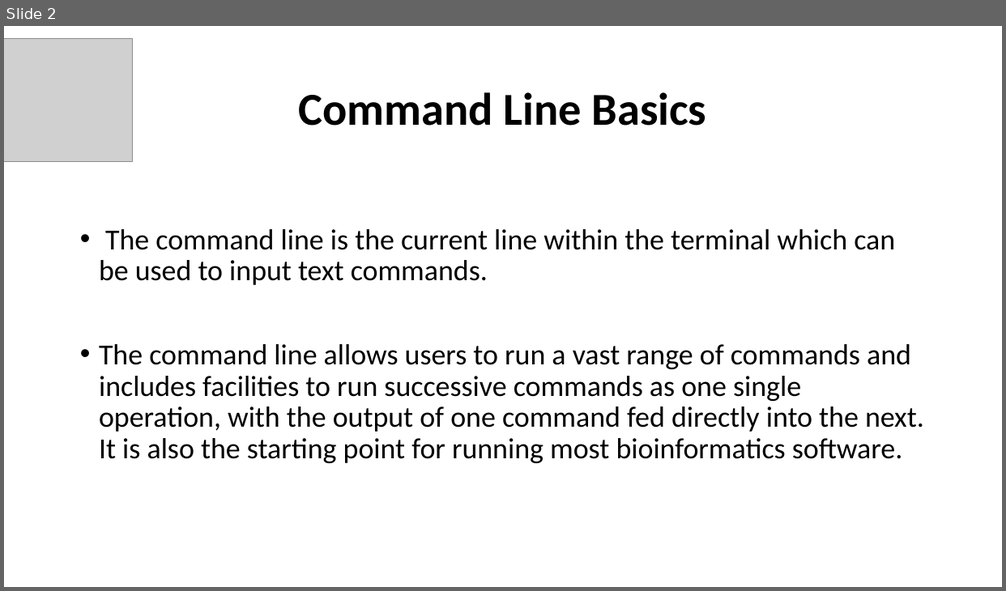
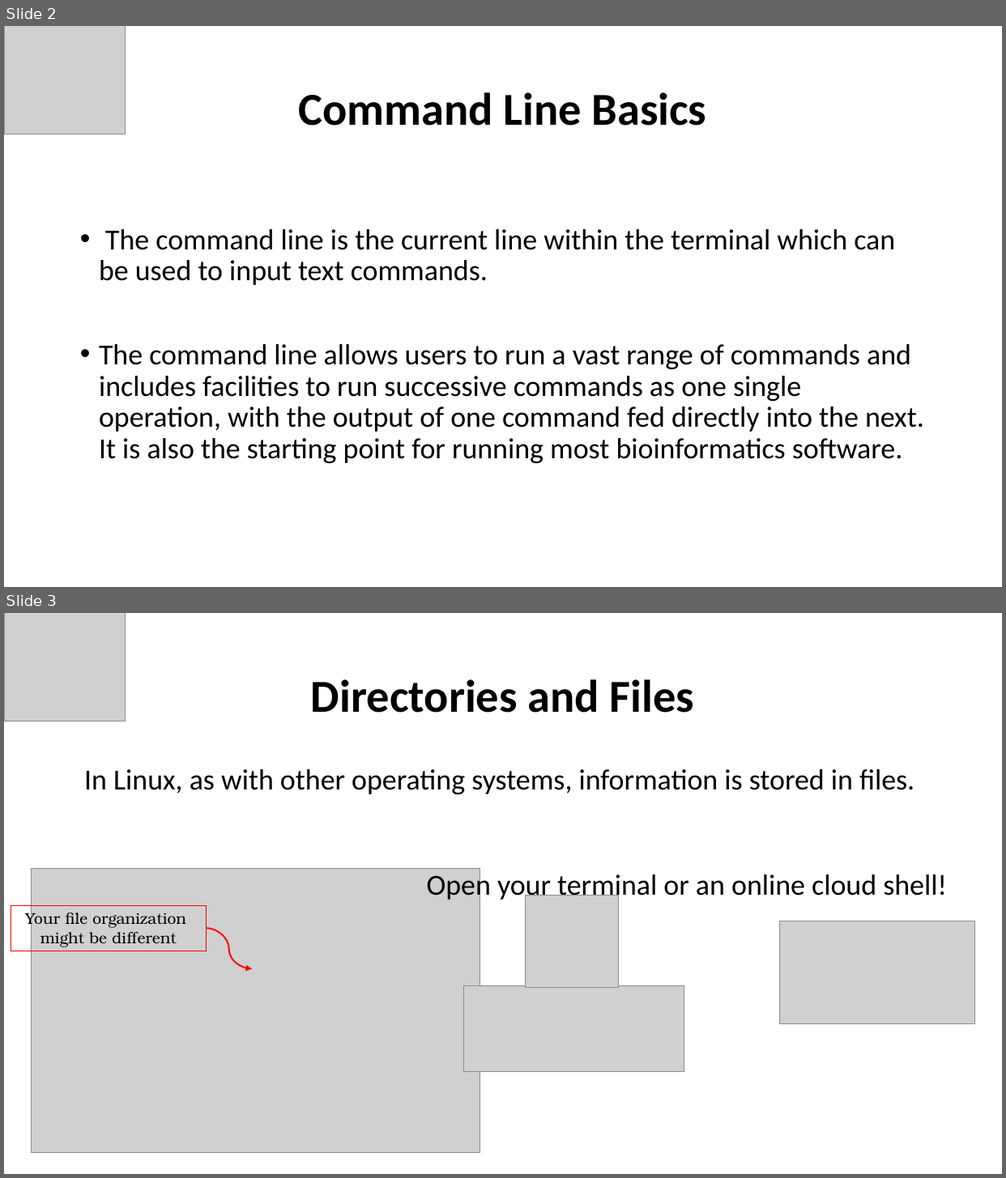
Before and after one commit to rsgturkey/Workshop2021, a slide deck: Command_Line_Basics/Command_Line_Basics.pptx. Shown one above the other, each under a label of ours: slide 2 before the commit, slides 2 and 3 after it. The pictures are 1006x591 and 1006x1178 pixels, drawn with LibreOffice and Linux fonts; fonts in the diff are those of the drawing; grey boxes stand for pictures. Boxes give left, top, right and bottom in pixels: in the first picture for what was removed or moved away, otherwise in the second. Text is boxed around its words. In the diff, an @@ line names an element or a change of style, - is before the commit and + after.

```diff
--- a/Command_Line_Basics/Command_Line_Basics.pptx
+++ b/Command_Line_Basics/Command_Line_Basics.pptx
@@ slide 3 added at [4, 613, 1002, 1174], background #FFFFFF @@
@@ picture added at [4, 613, 125, 722] @@
@@ title added at [311, 679, 694, 713], 44 pt, text #000000, bold @@
+Directories and Files
@@ text added at [84, 769, 914, 794], 28 pt, text #000000 @@
+In Linux, as with other operating systems, information is stored in files.
@@ picture added at [31, 869, 481, 1153] @@
@@ text added at [427, 871, 947, 903], 28 pt, text #000000 @@
+Open your terminal or an online cloud shell!
@@ picture added at [526, 895, 619, 988] @@
@@ rectangle added at [10, 905, 206, 952], outline #FF0000 0.75 pt, 15 pt, text #000000 @@
+Your file organization
+might be different
@@ curved arrow added from (206, 928) to (252, 969), #FF0000 1.5 pt @@
@@ picture added at [780, 922, 976, 1024] @@
@@ picture added at [463, 986, 684, 1072] @@
@@ slide 2 changed as well @@
@@ picture: place and size @@
-picture at [4, 39, 133, 161]
+picture at [4, 26, 125, 135]
```
Also in this commit, not shown: 15 other slides changed, 2 other slides added, 3 other files.
